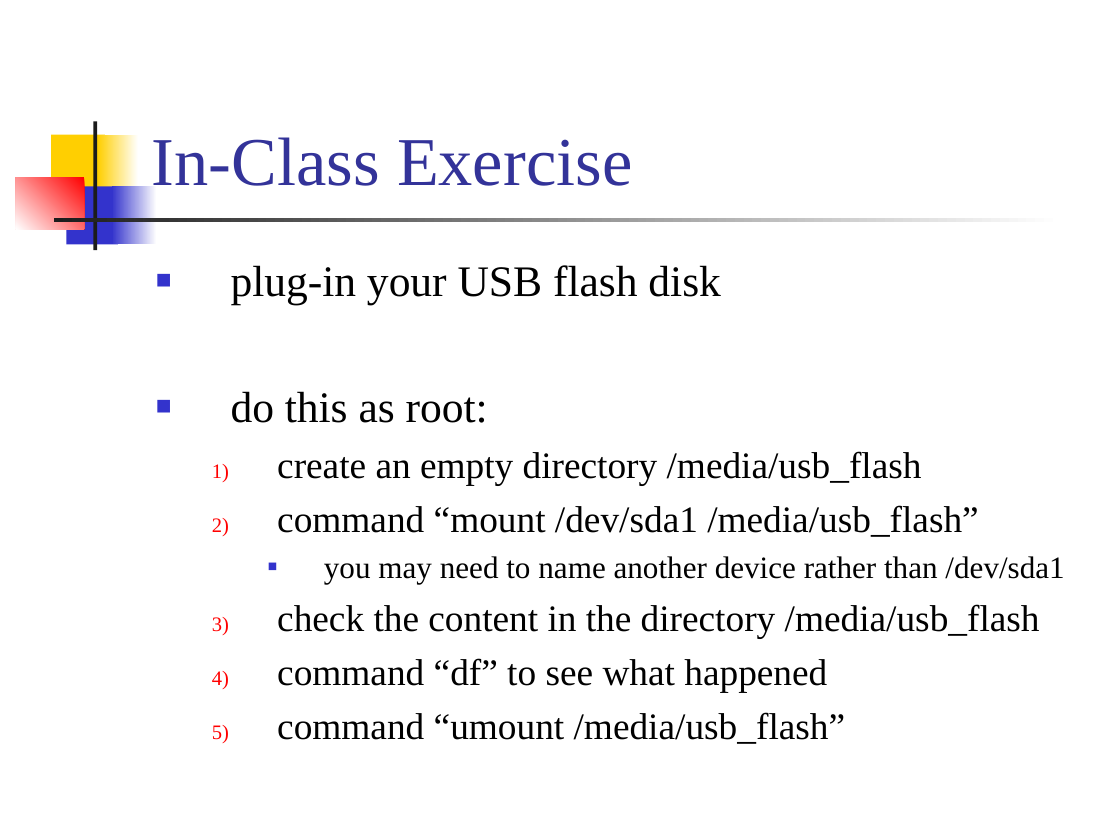
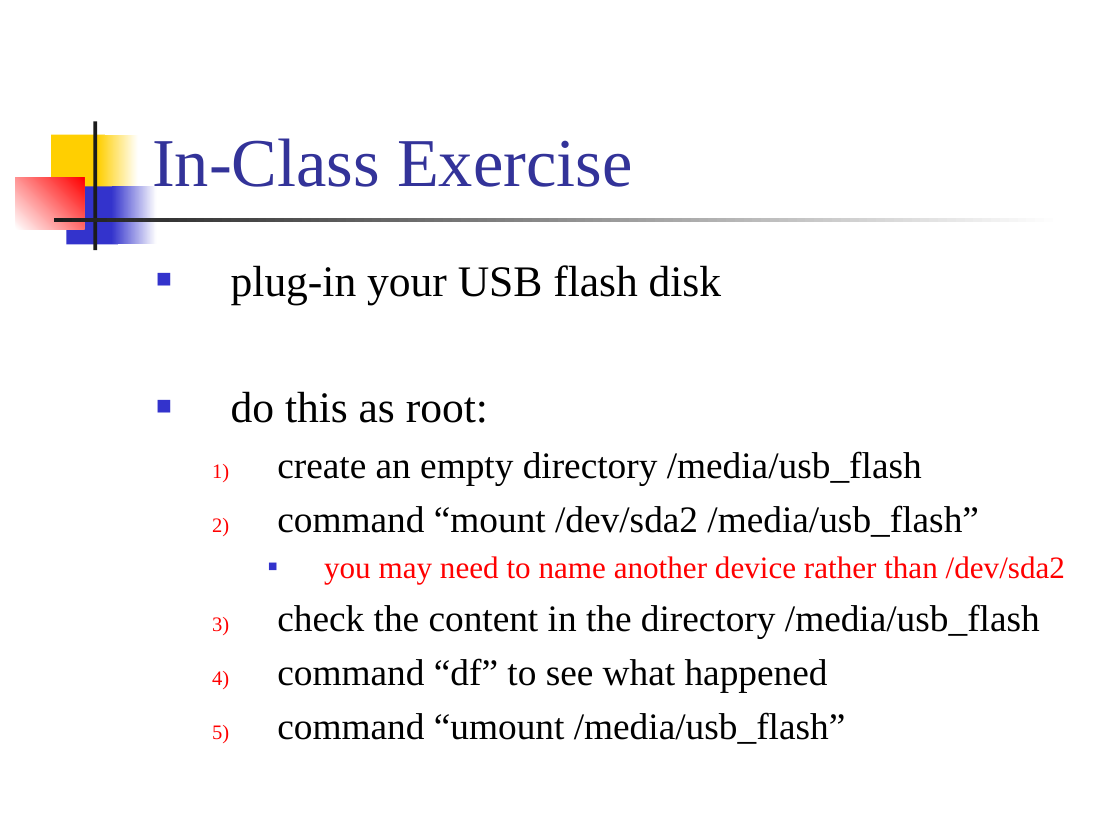
Before and after one commit to CGUSystemCourses/Unix-2015, a slide deck: slide 20 of Lectures/lec05-file_syst_adv/lec05-adv_file_syst.ppt. Drawn at 1120x840 pixels with LibreOffice and Linux fonts; fonts in the diff are those of the drawing. Boxes give left, top, right and bottom in pixels: in the first picture for what was removed or moved away, otherwise in the second. Text is boxed around its words. In the diff, an @@ line names an element or a change of style, - is before the commit and + after.

Commit message:
review before the class

```diff
--- a/Lectures/lec05-file_syst_adv/lec05-adv_file_syst.ppt
+++ b/Lectures/lec05-file_syst_adv/lec05-adv_file_syst.ppt
@@ text at (277, 505, 1065, 584): text changed; text colour #000000 to #FF0000 @@
-  2) command “mount /dev/sda1 /media/usb_flash”
-    ■ you may need to name another device rather than /dev/sda1
+  2) command “mount /dev/sda2 /media/usb_flash”
+    ■ you may need to name another device rather than /dev/sda2
```
Also in this commit, not shown: 68 other slides changed.
